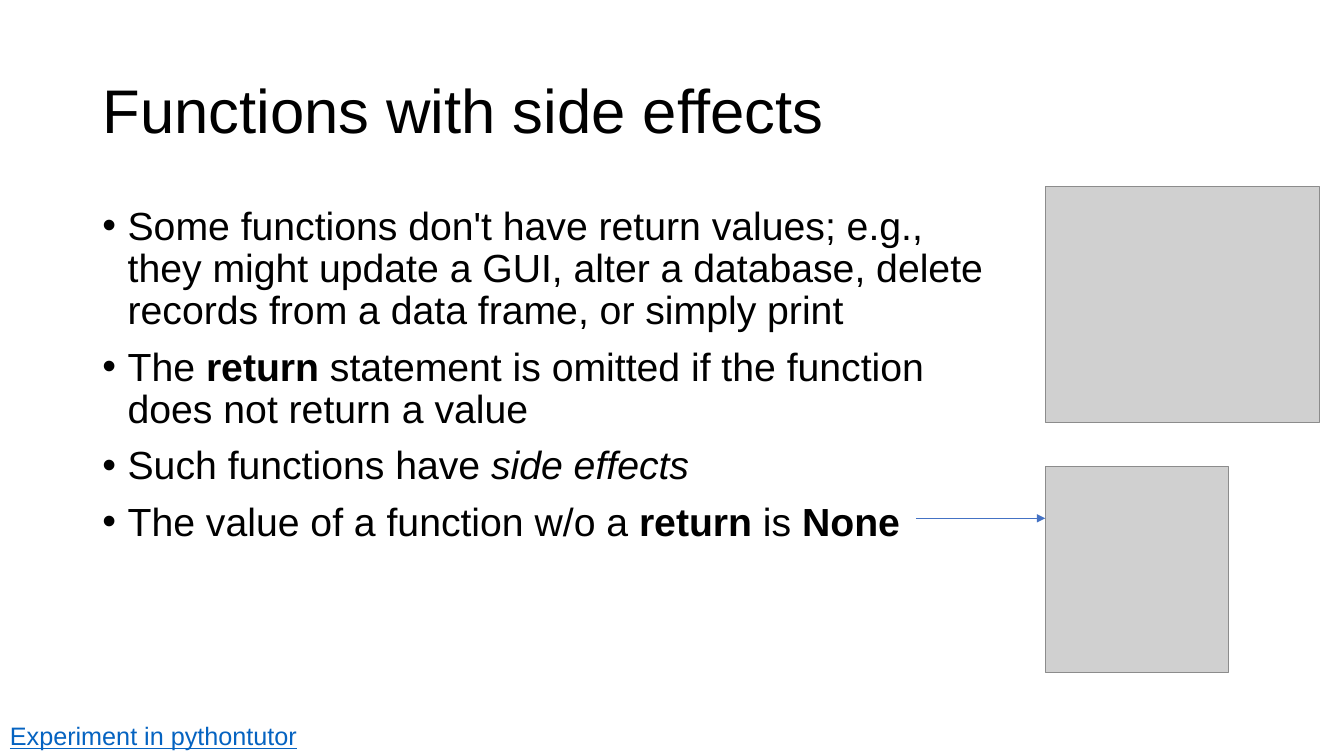
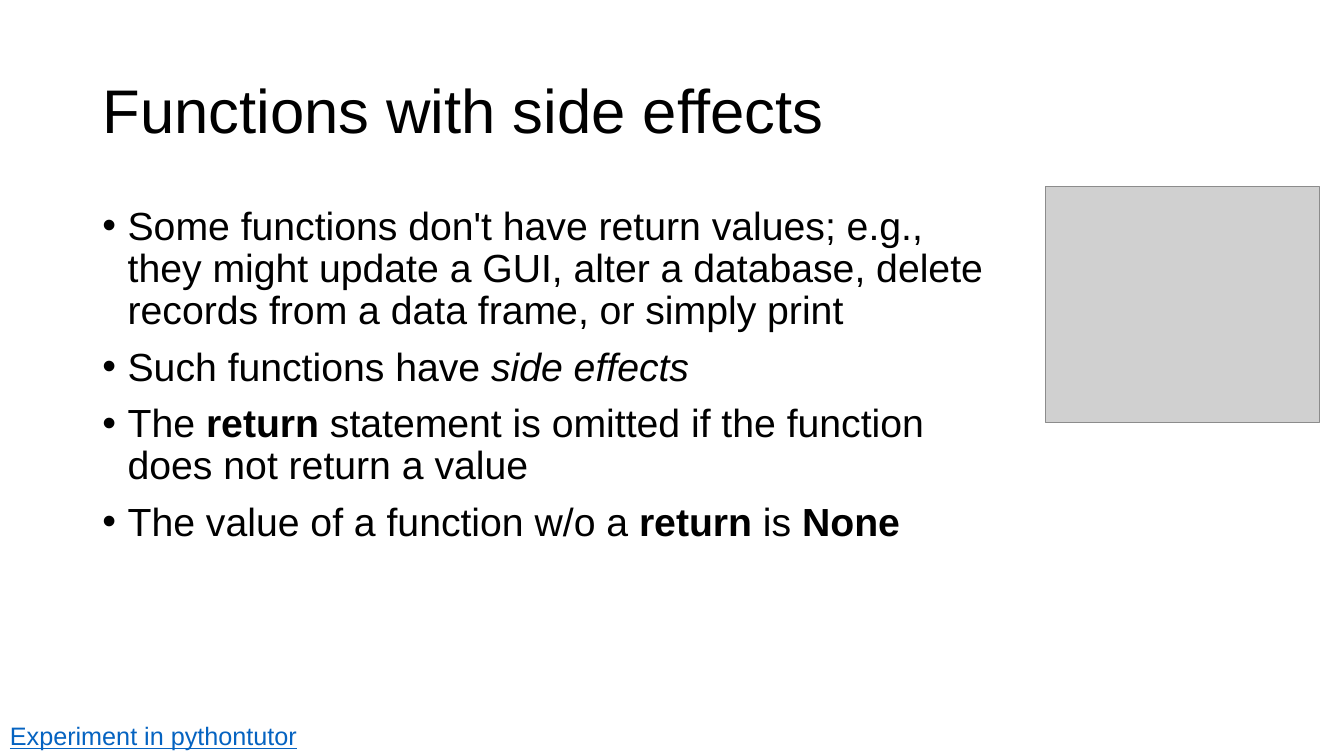
Before and after one commit to parrt/msds501, a slide deck: slide 10 of slides/functions.pptx. Drawn at 1344x756 pixels with LibreOffice and Linux fonts; fonts in the diff are those of the drawing; grey boxes stand for pictures; background and template pictures are left out. Boxes give left, top, right and bottom in pixels: in the first picture for what was removed or moved away, otherwise in the second. Text is boxed around its words. In the diff, an @@ line names an element or a change of style, - is before the commit and + after.

```diff
--- a/slides/functions.pptx
+++ b/slides/functions.pptx
@@ text at (128, 352, 689, 382): paragraph added @@
+• Such functions have side effects
@@ text at (128, 450, 689, 480): paragraph removed @@
-• Such functions have side effects
@@ picture removed at (1046, 467, 1228, 673) @@
@@ arrow removed from (917, 518) to (1046, 518) @@
```
Also in this commit, not shown: 10 other slides changed, 8 slides added, 4 other files.
